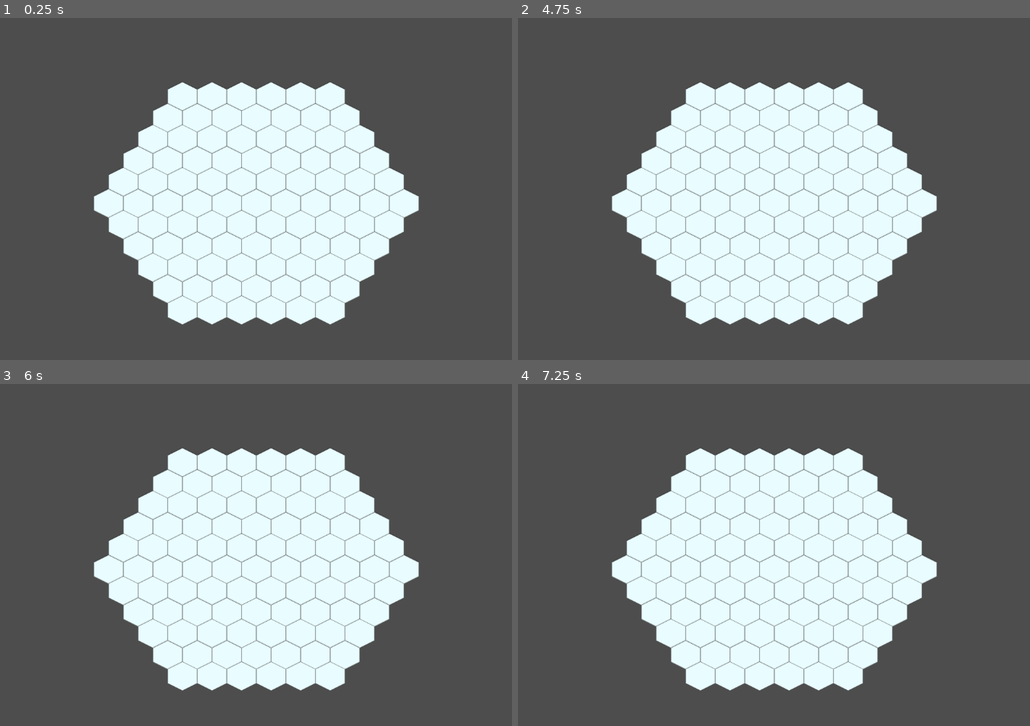
Above: before the commit, frames 1-4 (two rows, left to right).
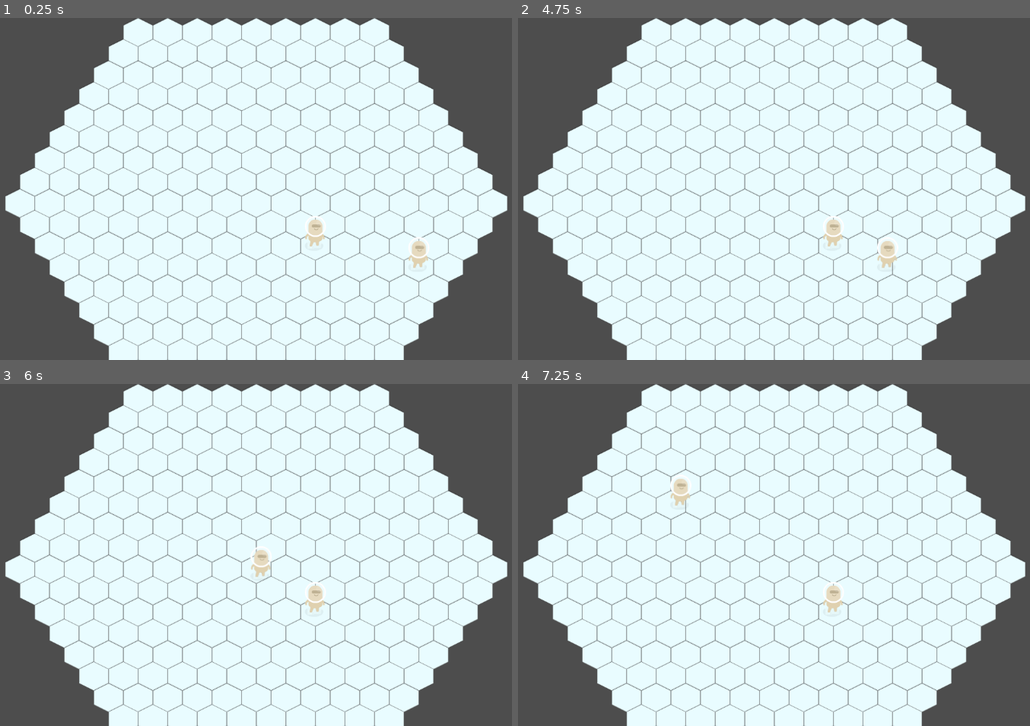
Above: after the commit, the same moments.

Repository: Craaaaz/ptc1
Game: Godot game, scene res://game/site/in_game_scene.tscn
Same seed, same stepped clock (60 frames per second), same inputs: the game is played once before the commit and once after it.
Inputs (mouse positions are in pixels of both pictures, inside the frame that each line leads up to):
- Up to frame 1 (0.25 s): no input
- Up to frame 2 (4.75 s): tap Enter at 0.5, 2, 3.5 s; move the mouse to (891, 171) at 0.52 s; click (891, 171) at 0.67 s; tap Space at 0.77, 1.25, 2.75, 3.77, 4.25 s; drag from (635, 206) to (727, 257) at 1.27 s; move the mouse to (820, 113) at 2.02 s; click (820, 113) at 2.17 s; drag from (727, 257) to (579, 137) at 2.77 s; move the mouse to (942, 240) at 3.52 s; click (942, 240) at 3.67 s; drag from (579, 137) to (666, 103) at 4.27 s
- Up to frame 3 (6 s): move the mouse to (271, 555) at 5.02 s; click (271, 555) at 5.17 s; drag from (148, 469) to (117, 572) at 5.77 s
- Up to frame 4 (7.25 s): move the mouse to (891, 537) at 6.52 s; click (891, 537) at 6.67 s; tap Space at 6.77 s

The runs differ from the first frame. In frame 1, 42% of the frame differs, in the area x 1-100%, y 0-100%; in frame 2, 42%; in frame 3, 42%; in frame 4, 42%.

Commit message:
update 2(Craz)
新增一種單位，並實現點擊操作移動的功能

Diff:
--- /dev/null
+++ b/game/site/in_game_scene.gd
@@ -0,0 +1,121 @@
+extends Node2D
+
+# 預先載入國王的場景檔案
+var king_scene = preload("res://game/unit/king.tscn")
+
+# 取得那個用來裝國王的容器節點
+@onready var units_container = $Units
+@onready var map = $MapSetup
+
+var selected_unit = null
+var occupied_cells = {}
+
+var astar = AStar2D.new()
+var cell_to_id = {} # 記錄 [網格座標] 對應到 [A* ID]
+var next_point_id = 0
+
+func _ready():
+	setup_navigation_grid()
+
+	spawn_king(Vector2i(2, 2))
+	spawn_king(Vector2i(5, 3))
+
+func setup_navigation_grid():
+	astar.clear()
+	cell_to_id.clear()
+	next_point_id = 0
+	# 把所有「非障礙物」的地板加入 A* 系統
+	for cell in map.get_used_cells():
+		var _source_id = map.get_cell_source_id(cell) #用來排除障礙物，例如：山地
+		#if source_id == 1:
+		#	continue
+
+		cell_to_id[cell] = next_point_id
+
+		# 使用 map_to_local 給 A* 真實座標
+		var world_pos = map.map_to_local(cell)
+		astar.add_point(next_point_id, world_pos)
+		next_point_id += 1
+	# 把相鄰的六邊形連成網路
+	for cell in cell_to_id:
+		var current_id = cell_to_id[cell]
+		var neighbors = map.get_surrounding_cells(cell)
+		for neighbor in neighbors:
+			if cell_to_id.has(neighbor):
+				var neighbor_id = cell_to_id[neighbor]
+				if not astar.are_points_connected(current_id, neighbor_id):
+					astar.connect_points(current_id, neighbor_id)
+
+func spawn_king(grid_pos: Vector2i):
+	var king = king_scene.instantiate()
+	units_container.add_child(king)
+
+	king.grid_pos = grid_pos
+	king.position = map.map_to_local(grid_pos)
+
+	king.unit_clicked.connect(_on_unit_selected)
+	occupied_cells[grid_pos] = king
+
+	# 設定為不可通行 (佔用)
+	if cell_to_id.has(grid_pos):
+		astar.set_point_disabled(cell_to_id[grid_pos], true)
+
+func _on_unit_selected(unit):
+	if selected_unit and selected_unit != unit:
+		selected_unit.modulate = Color.WHITE
+	selected_unit = unit
+	print("選取了士兵，位於：", unit.grid_pos)
+	unit.modulate = Color.RED # 士兵變色
+
+func _unhandled_input(event):
+	if selected_unit == null:
+		return
+	if event is InputEventMouseButton and event.button_index == MOUSE_BUTTON_LEFT and event.pressed:
+		# 算出點了哪一格
+		var target_grid_pos = map.local_to_map(map.get_local_mouse_position())
+
+		# 檢查格子
+		if not cell_to_id.has(target_grid_pos):
+			print("點擊了地圖外或障礙物！")
+			selected_unit.modulate = Color.WHITE # 恢復顏色
+			selected_unit = null
+			return
+		var target_id = cell_to_id[target_grid_pos]
+		var start_id = cell_to_id[selected_unit.grid_pos]
+		if astar.is_point_disabled(target_id):
+			print("目標點已有單位，無法前往！")
+			selected_unit.modulate = Color.WHITE # 恢復顏色
+			selected_unit = null
+			return
+
+		# --- 計算路徑 ---
+		# 解鎖起點
+		astar.set_point_disabled(start_id, false)
+
+		# 取得路徑 (回傳的是一系列的世界像素座標)
+		var raw_path = astar.get_point_path(start_id, target_id)
+
+		if raw_path.size() <= 1: # 沒有路徑，或者只包含起點自己
+			print("無法到達目的地！被障礙物擋住了")
+			astar.set_point_disabled(start_id, true) # 走不了，把原位鎖回去
+			return
+
+		# --- 準備執行移動 ---
+		occupied_cells.erase(selected_unit.grid_pos)
+		occupied_cells[target_grid_pos] = selected_unit
+
+		# 更新 A* 障礙
+		astar.set_point_disabled(start_id, false)
+		astar.set_point_disabled(target_id, true)
+
+		# 將 PackedVector2Array 轉為 Unit 腳本需要的 Array[Vector2]
+		# 同時跳過 index 0 (因為 index 0 是起點的座標，我們不需要原地踏步)
+		var world_path: Array[Vector2] = []
+		for i in range(1, raw_path.size()):
+			world_path.append(raw_path[i])
+
+		selected_unit.walk_along_path(world_path, target_grid_pos)
+
+		# 移動完後取消選取 (看你想不想連續移動)
+		selected_unit.modulate = Color.WHITE # 恢復顏色
+		selected_unit = null
--- a/game/site/in_game_scene.tscn
+++ b/game/site/in_game_scene.tscn
@@ -1,6 +1,7 @@
 [gd_scene format=3 uid="uid://bmgv8j5vhb04e"]
 
 [ext_resource type="Texture2D" uid="uid://b6qxlejqe7jjm" path="res://assets/tileSnow_tile.png" id="1_h61g2"]
+[ext_resource type="Script" uid="uid://c1y7smsrph5xf" path="res://game/site/in_game_scene.gd" id="1_i3a40"]
 [ext_resource type="Texture2D" uid="uid://b8l8qhwed8xu5" path="res://assets/tileDirt_tile.png" id="2_gr1es"]
 [ext_resource type="Script" uid="uid://cqp3i3baj3dle" path="res://game/site/map_setup.gd" id="2_qei7b"]
 [ext_resource type="Texture2D" uid="uid://dmpd0jvf2hdl8" path="res://assets/tileGrass_tile.png" id="3_gr1es"]
@@ -29,10 +30,15 @@
 sources/2 = SubResource("TileSetAtlasSource_i3a40")
 
 [node name="InGameScene" type="Node2D" unique_id=1965224949]
+script = ExtResource("1_i3a40")
 
 [node name="MapSetup" type="TileMapLayer" parent="." unique_id=1298445413]
 tile_set = SubResource("TileSet_w60g3")
 script = ExtResource("2_qei7b")
+radius = 8
 
 [node name="Camera2D" type="Camera2D" parent="." unique_id=1823328197]
 script = ExtResource("5_txc6y")
+
+[node name="Units" type="Node2D" parent="." unique_id=1109161953]
+y_sort_enabled = true
--- a/game/site/map_setup.gd
+++ b/game/site/map_setup.gd
@@ -1,4 +1,6 @@
 extends TileMapLayer
+
+
 
 @export var radius: int = 5: # 六邊形地圖的半徑
 	set(value):
--- /dev/null
+++ b/game/unit/king.gd
@@ -0,0 +1,47 @@
+extends Area2D
+
+# 定義一個信號，當士兵被點擊時發出通知
+signal unit_clicked(me)
+signal movement_finished(unit) # 新增：當走完所有路徑時通知主場景
+
+# 記錄士兵目前的格子座標
+var grid_pos: Vector2i
+var is_moving: bool = false # 防止移動中被重複點擊或再次移動
+
+# 屬性設定
+@export var move_speed: float = 0.25 # 每走一格需要幾秒
+
+func _ready():
+	input_event.connect(_on_input_event)
+
+# 處理點擊事件
+func _on_input_event(_viewport, event, _shape_idx):
+	if is_moving:
+		return
+	if event is InputEventMouseButton and event.button_index == MOUSE_BUTTON_LEFT and event.pressed:
+		unit_clicked.emit(self)
+
+# 移動函數(new)
+func walk_along_path(path_world_points: Array[Vector2], final_grid_pos: Vector2i):
+	if path_world_points.is_empty():
+		return
+
+	is_moving = true
+
+	# 建立一個 Tween 動畫
+	var tween = create_tween()
+	for point in path_world_points:
+		tween.tween_property(self, "position", point, move_speed).set_trans(Tween.TRANS_LINEAR)# tween_property 預設是序列執行的 (一個做完才做下一個)
+		# (選用) 如果想要每走一步頓一下，可以加一點延遲
+		# tween.tween_interval(0.05)
+	await tween.finished
+
+	# 移動結束後的處理
+	grid_pos = final_grid_pos # 更新內部紀錄的網格座標
+	is_moving = false
+	movement_finished.emit(self) # 通知主場景「我走到了」
+
+# 初始化位置用 (瞬間移動)
+func set_grid_position(new_grid_pos: Vector2i, new_world_pos: Vector2):
+	grid_pos = new_grid_pos
+	position = new_world_pos
--- /dev/null
+++ b/game/unit/king.tscn
@@ -0,0 +1,20 @@
+[gd_scene format=3 uid="uid://olt0fkg50deb"]
+
+[ext_resource type="Texture2D" uid="uid://ddjconomyis57" path="res://assets/alienBeige.png" id="1_6n17c"]
+[ext_resource type="Script" uid="uid://c2tmoch4bcakf" path="res://game/unit/king.gd" id="1_cctj3"]
+
+[sub_resource type="CapsuleShape2D" id="CapsuleShape2D_cctj3"]
+radius = 20.0
+height = 62.0
+
+[node name="King" type="Area2D" unique_id=2049721854]
+y_sort_enabled = true
+script = ExtResource("1_cctj3")
+
+[node name="AlienBeige" type="Sprite2D" parent="." unique_id=1230051750]
+texture = ExtResource("1_6n17c")
+offset = Vector2(0, -24)
+
+[node name="CollisionShape2D" type="CollisionShape2D" parent="." unique_id=241949694]
+position = Vector2(0, -26)
+shape = SubResource("CapsuleShape2D_cctj3")
Not shown, added: game/site/in_game_scene.gd.uid
Not shown, added: game/unit/king.gd.uid
Not shown, changed: .gitignore
